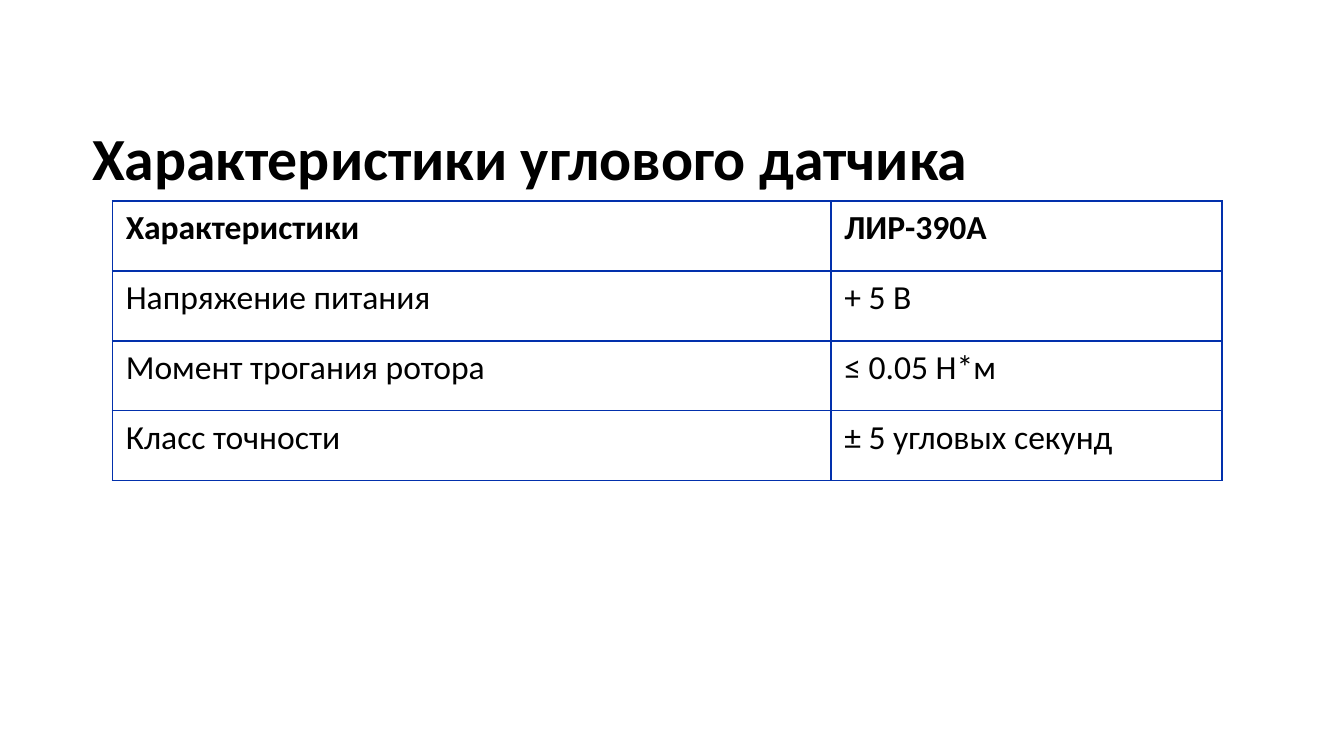
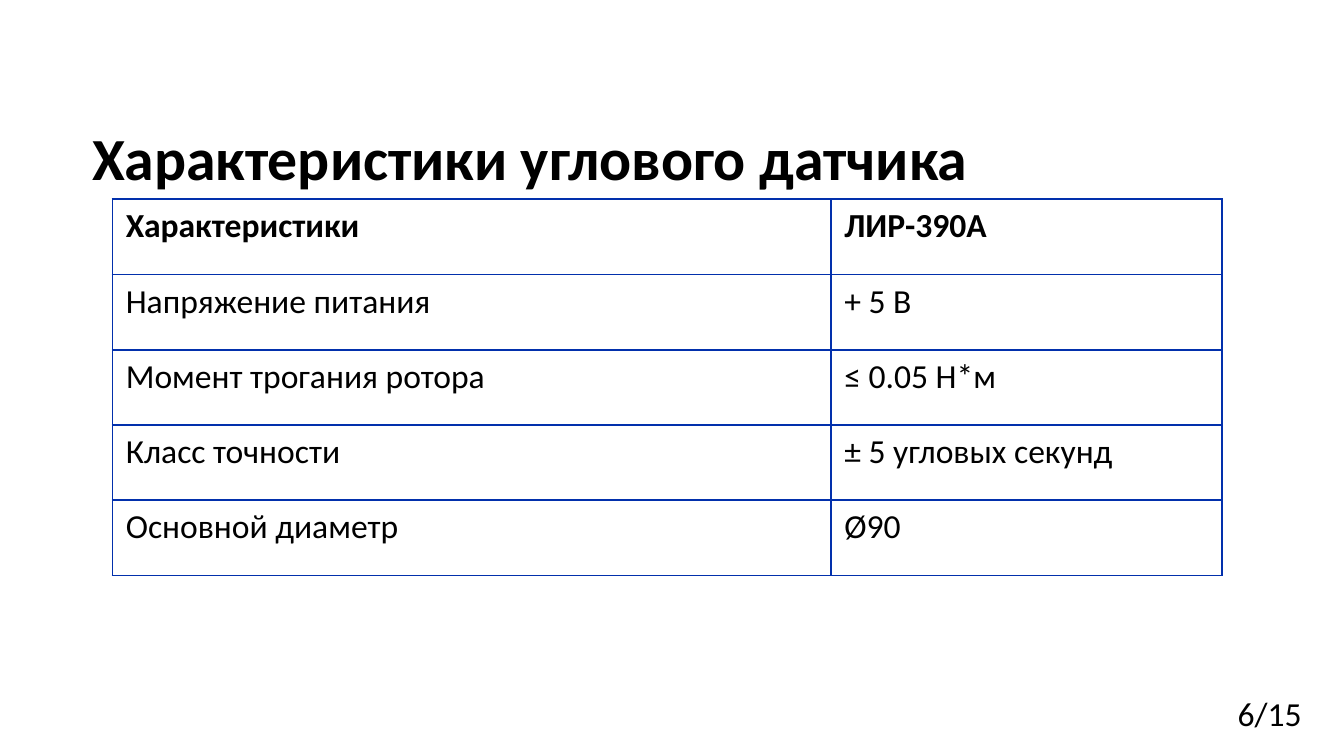
Before and after one commit to ihgorek/system_management_precision_table, a slide deck: slide 6 of диплом.pptx. Drawn at 1344x756 pixels with LibreOffice and Linux fonts; fonts in the diff are those of the drawing; background and template pictures are left out. Boxes give left, top, right and bottom in pixels: in the first picture for what was removed or moved away, otherwise in the second. Text is boxed around its words. In the diff, an @@ line names an element or a change of style, - is before the commit and + after.

```diff
--- a/диплом.pptx
+++ b/диплом.pptx
@@ table at bbox=[113, 199, 1223, 575] @@
+row 5: Основной диаметр | Ø90
@@ text added at bbox=[1238, 702, 1302, 728], 18 pt, text #000000 @@
+6/15
```
Also in this commit, not shown: 14 other slides changed, 1 other file.
